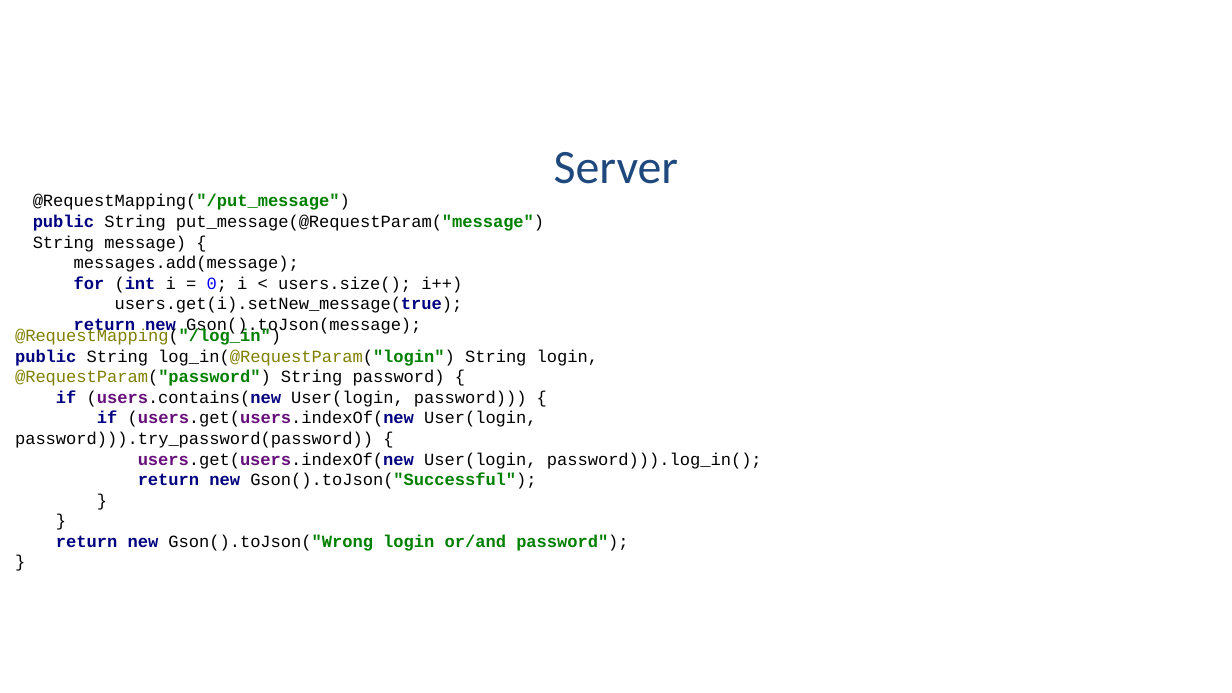
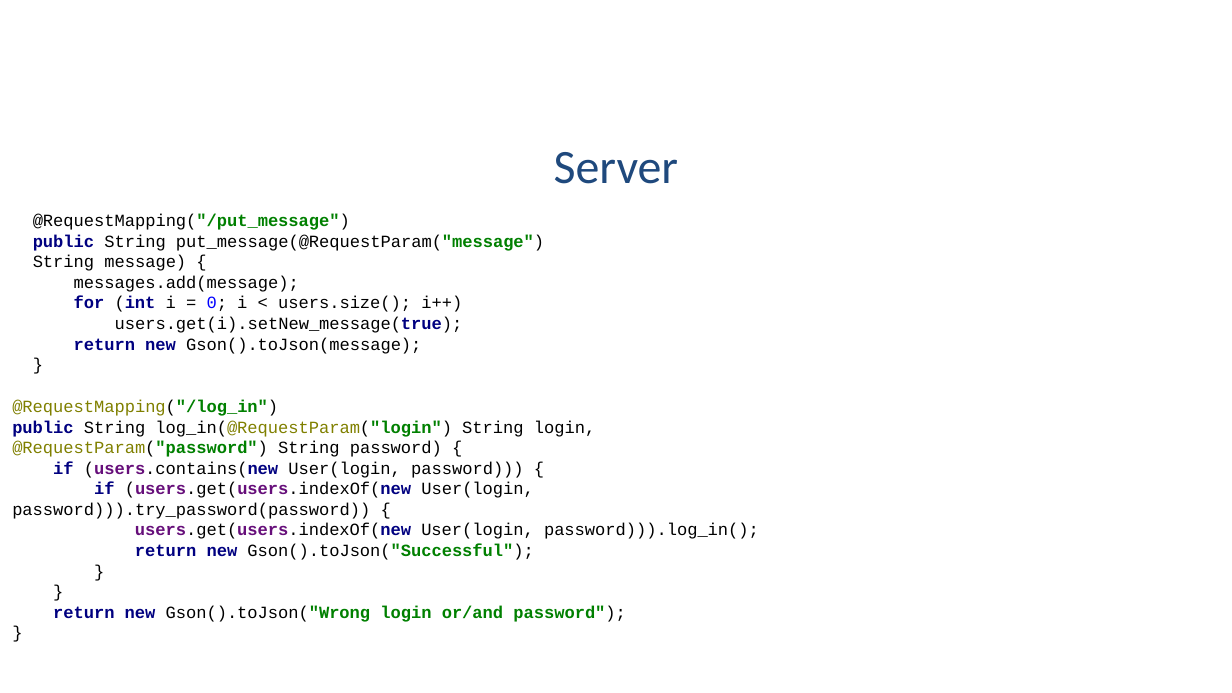
Before and after one commit to Vaneyk1973/FinalProject, a slide deck: slide 6 of Путь к вершине.pptx. Drawn at 1232x693 pixels with LibreOffice and Linux fonts; fonts in the diff are those of the drawing; background and template pictures are left out. Boxes give left, top, right and bottom in pixels: in the first picture for what was removed or moved away, otherwise in the second. Text is boxed around its words. In the diff, an @@ line names an element or a change of style, - is before the commit and + after.

```diff
--- a/Путь к вершине.pptx
+++ b/Путь к вершине.pptx
@@ text "@RequestMapping("/put_message") public String put_message(@R ..." rewrapped from (21, 193, 565, 351) to (33, 213, 544, 354) @@
@@ text "@RequestMapping("/log_in") public String log_in(@RequestPara ...": place and size @@
-text "@RequestMapping("/log_in") public String log_in(@RequestPara ..." at (15, 328, 762, 551)
+text "@RequestMapping("/log_in") public String log_in(@RequestPara ..." at (12, 399, 759, 622)
```
Also in this commit, not shown: 2 other slides changed.
